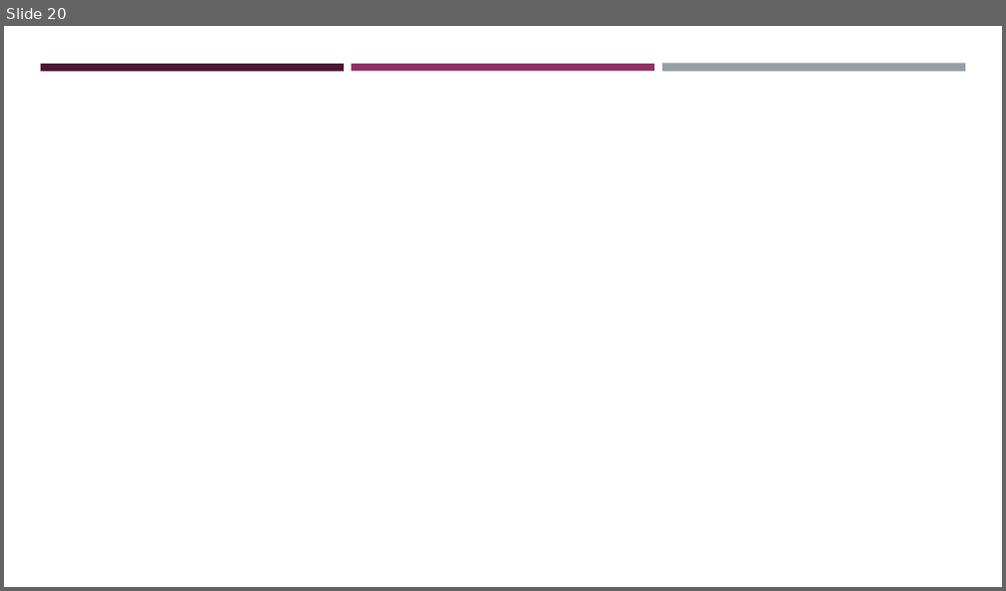
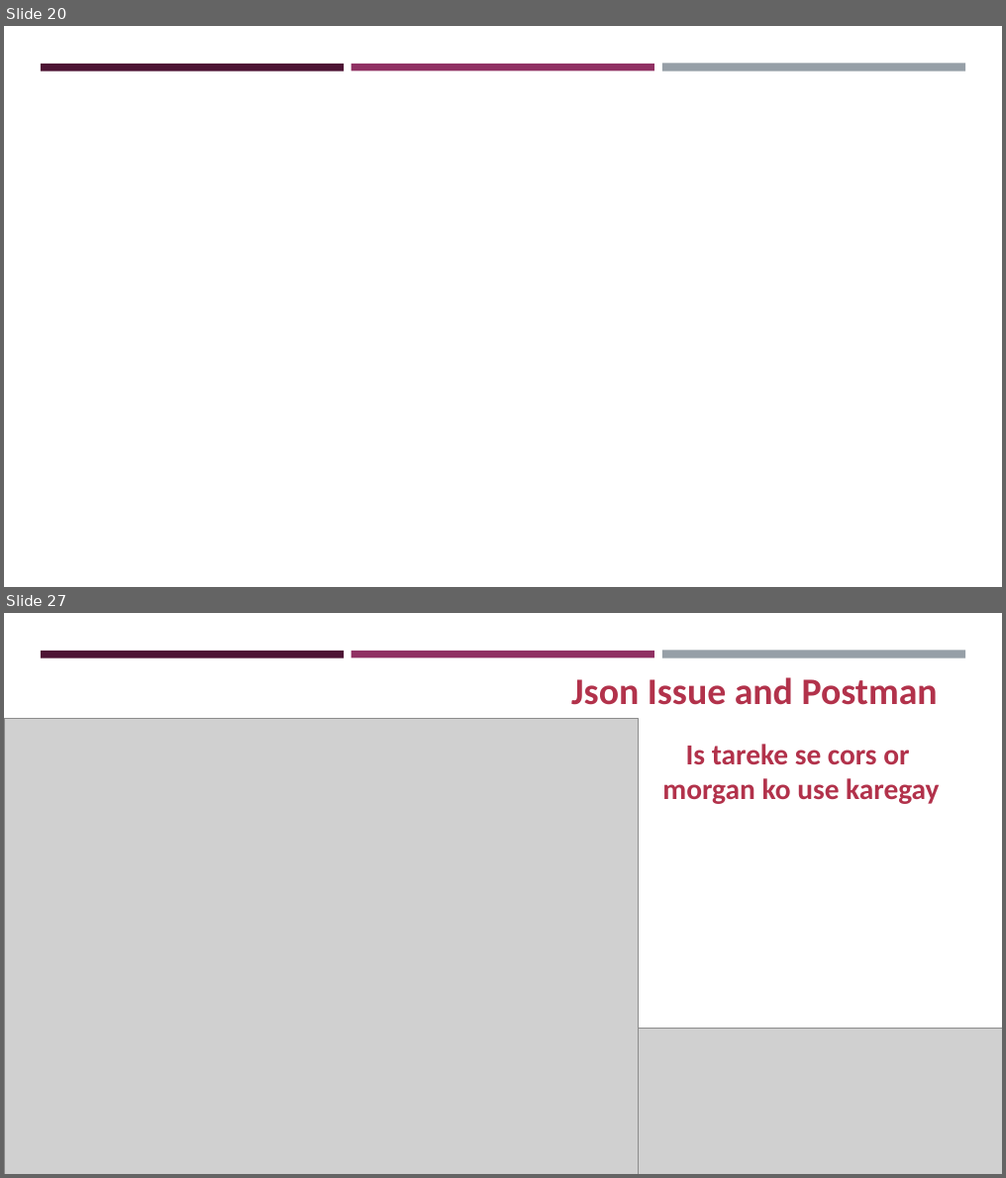
Before and after one commit to arunchoudhary1999/Nodejs-Job-Portal-App-2023, a slide deck: notejs-job-portal-app-2023.pptx. Shown one above the other, each under a label of ours: slide 20 before the commit, slides 20 and 27 after it; the slides between them are not shown. The pictures are 1006x591 and 1006x1178 pixels, drawn with LibreOffice and Linux fonts; fonts in the diff are those of the drawing; grey boxes stand for pictures; background and template pictures are left out. Boxes give left, top, right and bottom in pixels: in the first picture for what was removed or moved away, otherwise in the second. Text is boxed around its words. In the diff, an @@ line names an element or a change of style, - is before the commit and + after.

Commit message:
third time commit with update postman and json isse like middleware, cors, morgan

```diff
--- a/notejs-job-portal-app-2023.pptx
+++ b/notejs-job-portal-app-2023.pptx
@@ slide 27 added at (x1=4, y1=613, x2=1002, y2=1174), background #FFFFFF; not listed: 3 template elements that a slide beside it also shows @@
@@ rectangle added at (x1=39, y1=679, x2=968, y2=1140), fill #FFFFFF @@
@@ text added at (x1=571, y1=677, x2=938, y2=705), 36 pt, text #B2324B, bold @@
+Json Issue and Postman
@@ picture added at (x1=4, y1=719, x2=639, y2=1174) @@
@@ text added at (x1=662, y1=744, x2=939, y2=804), 28 pt, text #B2324B, bold @@
+Is tareke se cors or
+morgan ko use karegay
@@ picture added at (x1=639, y1=1029, x2=1002, y2=1174) @@
```
Also in this commit, not shown: 6 other slides added, 6 other files.
